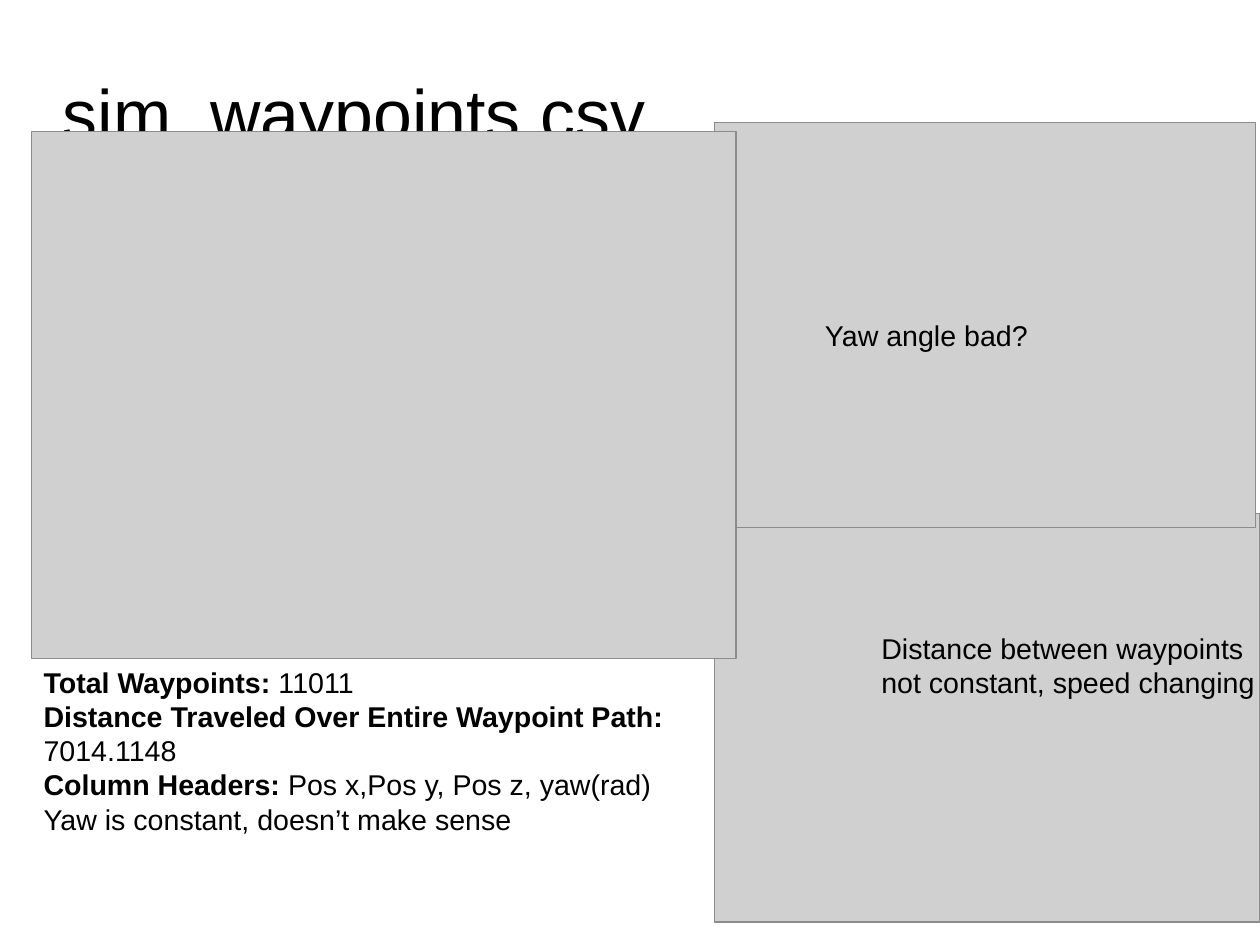
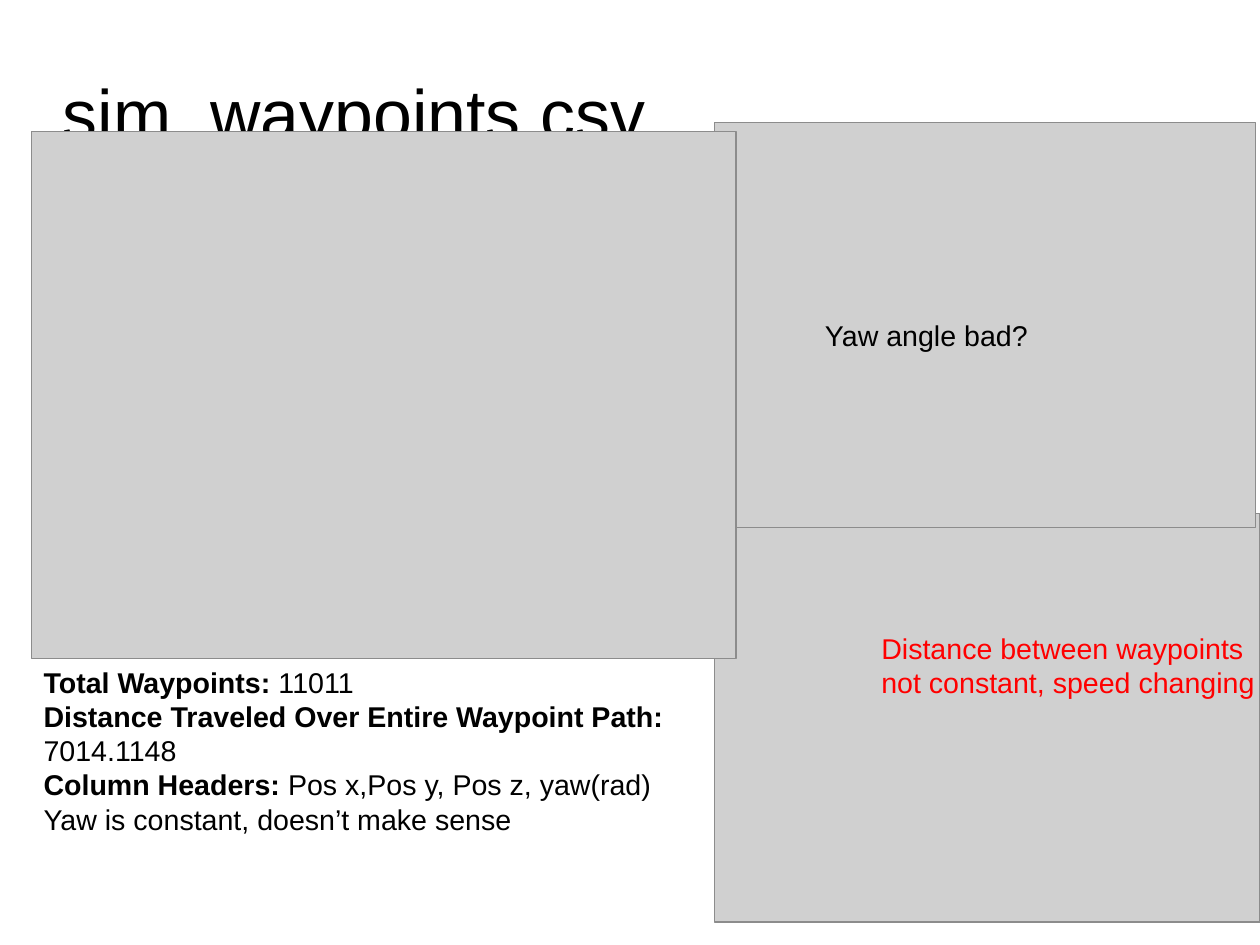
Before and after one commit to penggzhang/CarND-Capstone, a slide deck: slide 3 of documentation/Notes.pptx. Drawn at 1260x945 pixels with LibreOffice and Linux fonts; fonts in the diff are those of the drawing; grey boxes stand for pictures. Boxes give left, top, right and bottom in pixels: in the first picture for what was removed or moved away, otherwise in the second. Text is boxed around its words. In the diff, an @@ line names an element or a change of style, - is before the commit and + after.

```diff
--- a/documentation/Notes.pptx
+++ b/documentation/Notes.pptx
@@ text "Distance between waypoints" at box(881, 638, 1255, 699): text colour #000000 to #FF0000 @@
```
Also in this commit, not shown: 3 other slides changed, 1 slide removed, 1 other file.
